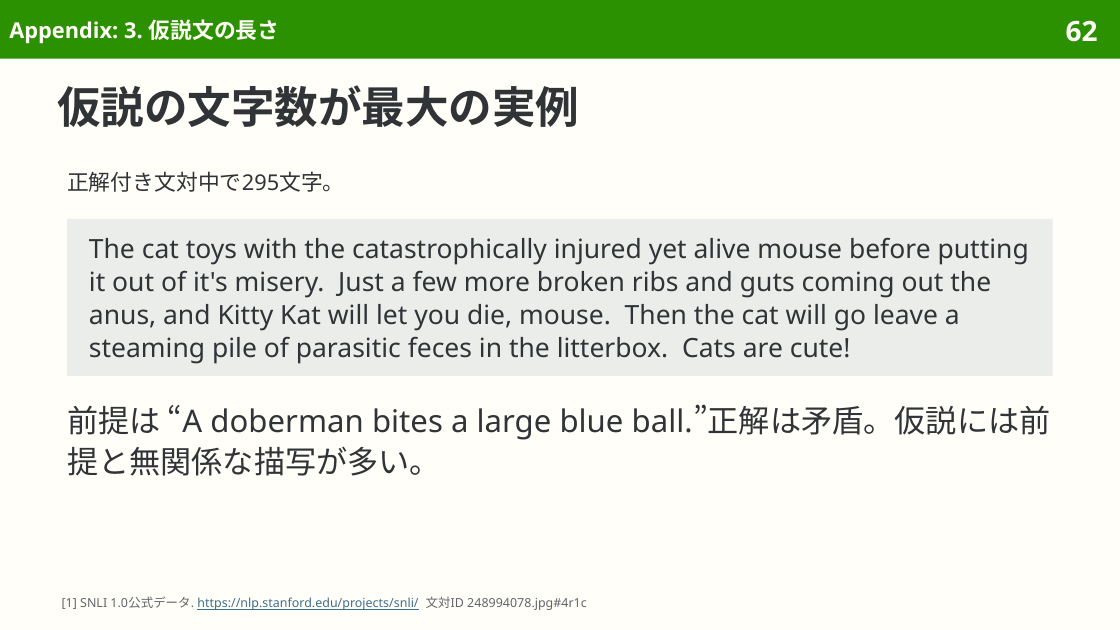
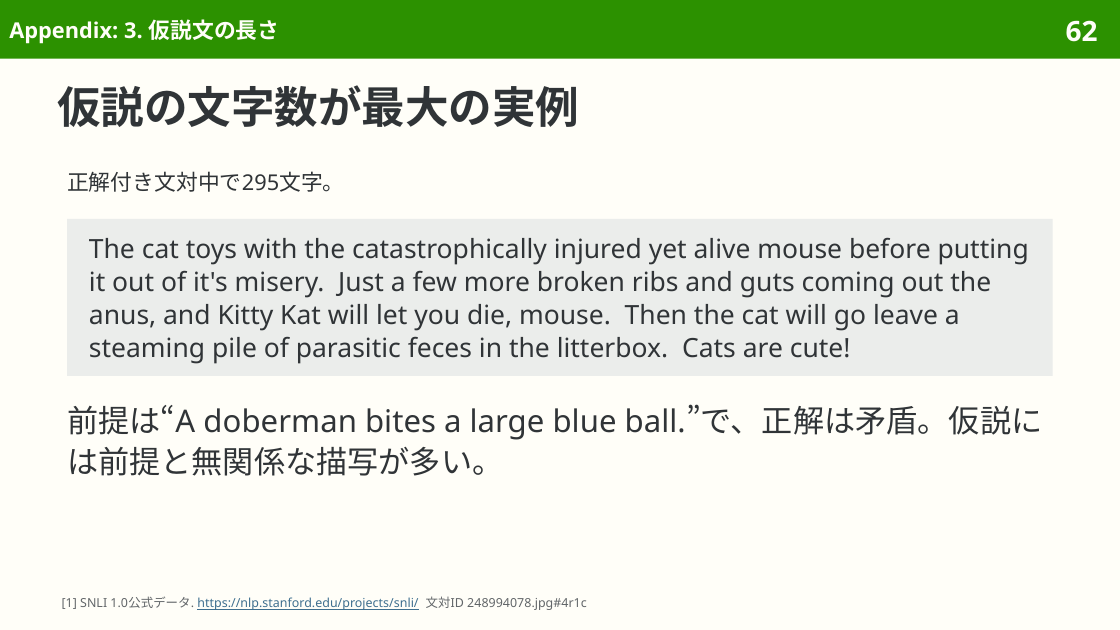
Before and after one commit to sasakiy84/datasets-in-10-minutes, a slide deck: slide 62 of slides/datasets-in-10-minutes-snli.pptx. Drawn at 1120x630 pixels with LibreOffice and Linux fonts; fonts in the diff are those of the drawing. Boxes give left, top, right and bottom in pixels: in the first picture for what was removed or moved away, otherwise in the second. Text is boxed around its words. In the diff, an @@ line names an element or a change of style, - is before the commit and + after.

```diff
--- a/slides/datasets-in-10-minutes-snli.pptx
+++ b/slides/datasets-in-10-minutes-snli.pptx
@@ text at box(67, 404, 1043, 476): text changed @@
-前提は “A doberman bites a large blue ball.”正解は矛盾。仮説には前提と無関係な描写が多い。
+前提は“A doberman bites a large blue ball.”で、正解は矛盾。仮説には前提と無関係な描写が多い。
```
Also in this commit, not shown: 15 other slides changed, 7 other files.
